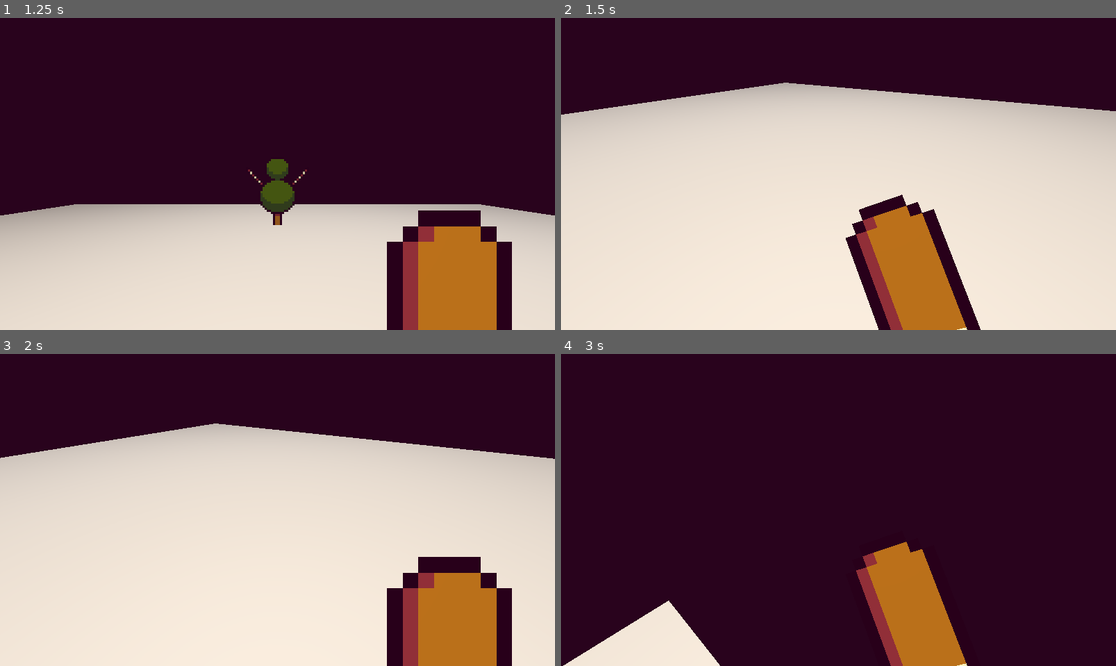
Above: before the commit, frames 1-4 (two rows, left to right).
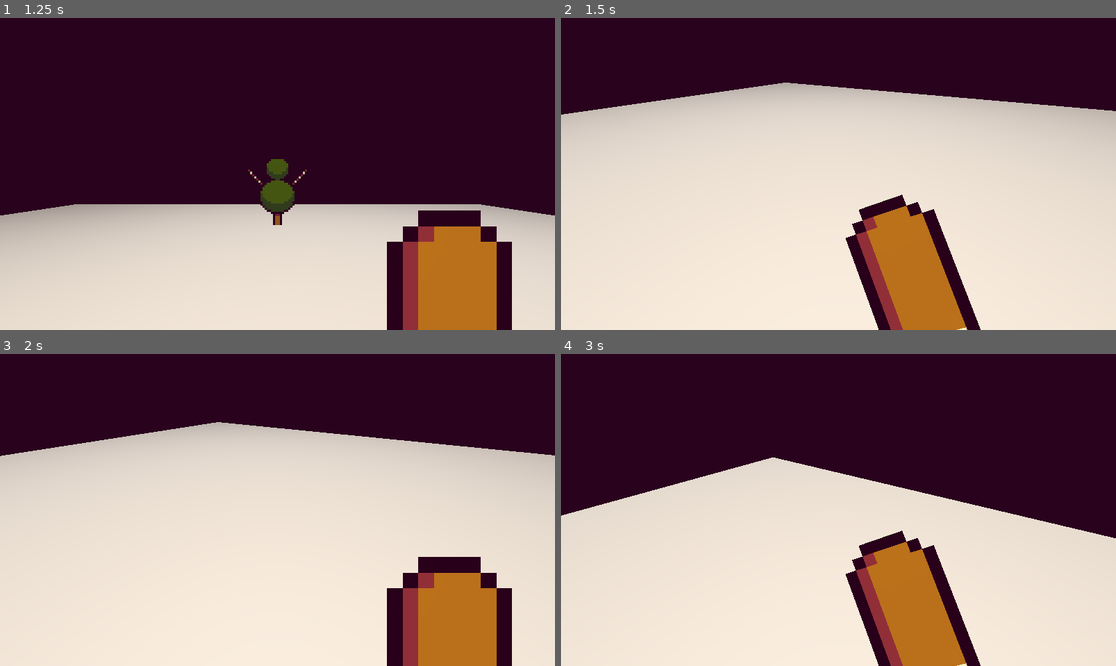
Above: after the commit, the same moments.

Repository: Ieida/Jame-Gam-Christmas
Game: Godot game, scene res://main_menu/main_menu.tscn
The game is run twice, just before and just after one commit, with the same random seed, the same clock (stepped at 60 frames per second) and the same inputs. The engine's default icon, where the game draws it, is replaced by a stand-in: a white triangle on a blue panel in a dark square.
Inputs (mouse positions are in pixels of both pictures, inside the frame that each line leads up to):
- Up to frame 1 (1.25 s): click "Play Example" at 0.5 s
- Up to frame 2 (1.5 s): move the mouse to (866, 174) at 1.27 s; hold W (move_forward) from 1.28 s (still down); click (866, 174) at 1.35 s
- Up to frame 3 (2 s): keep holding W (move_forward)
- Up to frame 4 (3 s): keep holding W (move_forward); move the mouse to (810, 510) at 2.02 s; click (810, 510) at 2.1 s; move the mouse to (849, 503) at 2.77 s; click (849, 503) at 2.85 s

Frame 1 is identical in both runs. In frame 2, less than 0.1% of the frame differs, in the area x 0-100%, y 20-31%; in frame 3, 0.7%; in frame 4, 45%, in the area x 0-100%, y 33-100%.

Commit message:
movement changes

Diff:
--- a/example_level/example_level.tscn
+++ b/example_level/example_level.tscn
@@ -25,6 +25,12 @@
 
 [sub_resource type="ConcavePolygonShape3D" id="ConcavePolygonShape3D_tx8ap"]
 data = PackedVector3Array(10, 0, 10, -10, 0, 10, 10, 0, -10, -10, 0, 10, -10, 0, -10, 10, 0, -10)
+
+[sub_resource type="Resource" id="Resource_jy2ol"]
+resource_local_to_scene = true
+script = ExtResource("4_0cfyr")
+is_infinite = false
+amount = 100.0
 
 [sub_resource type="Resource" id="Resource_s4031"]
 script = ExtResource("4_wnfni")
@@ -58,6 +64,7 @@
 shape = SubResource("ConcavePolygonShape3D_tx8ap")
 
 [node name="Player" parent="." node_paths=PackedStringArray("weapon") instance=ExtResource("1_acpko")]
+health = SubResource("Resource_jy2ol")
 weapon = NodePath("CharacterBody3D/Camera3D/ExampleWeapon")
 
 [node name="ExampleWeapon" parent="Player/CharacterBody3D/Camera3D" index="0" instance=ExtResource("2_vgu2a")]
@@ -67,8 +74,5 @@
 transform = Transform3D(1, 0, 0, 0, 1, 0, 0, 0, 1, 0, 0, -6)
 health = SubResource("Resource_31xhp")
 
-[node name="Hitbox" parent="ExampleEnemy" index="3"]
-health = null
-
 [editable path="Player"]
 [editable path="ExampleEnemy"]
--- a/level_0/level_0.tscn
+++ b/level_0/level_0.tscn
@@ -1,8 +1,9 @@
-[gd_scene load_steps=7 format=3 uid="uid://cowy8d86acwl3"]
+[gd_scene load_steps=9 format=3 uid="uid://cowy8d86acwl3"]
 
 [ext_resource type="PackedScene" uid="uid://d4k0ibtmdvgiv" path="res://player/player.tscn" id="1_x7sid"]
 [ext_resource type="MeshLibrary" uid="uid://bpabysachh3nl" path="res://environment_models/blockout_tileset.tres" id="2_cuoyg"]
-[ext_resource type="Texture2D" path="res://character_textures/buff_elf.png" id="3_yxmwa"]
+[ext_resource type="Script" path="res://health/health.gd" id="2_dxug1"]
+[ext_resource type="Texture2D" uid="uid://dybhqs4oxlfbc" path="res://character_textures/buff_elf.png" id="3_yxmwa"]
 
 [sub_resource type="ProceduralSkyMaterial" id="ProceduralSkyMaterial_i7t6y"]
 
@@ -12,6 +13,12 @@
 [sub_resource type="Environment" id="Environment_igvmn"]
 background_mode = 2
 sky = SubResource("Sky_aip2d")
+
+[sub_resource type="Resource" id="Resource_0vsm0"]
+resource_local_to_scene = true
+script = ExtResource("2_dxug1")
+is_infinite = false
+amount = 100.0
 
 [node name="Level0" type="Node3D"]
 
@@ -23,6 +30,7 @@
 shadow_enabled = true
 
 [node name="Player" parent="." instance=ExtResource("1_x7sid")]
+health = SubResource("Resource_0vsm0")
 
 [node name="Floor" type="GridMap" parent="."]
 mesh_library = ExtResource("2_cuoyg")
--- a/player/player.tscn
+++ b/player/player.tscn
@@ -47,8 +47,8 @@
 
 [node name="Player" type="Node3D"]
 script = ExtResource("1_q2j2o")
-base_speed = 13.0
-acceleration = 0.7
+base_speed = 7.0
+acceleration = 1.0
 deceleration = 0.95
 joystick_sensitivity = 80.0
 health = SubResource("Resource_yl3vr")
Not shown: 4 places in environment_models/blockout_tileset.tres that only renumber resources
Not shown: 1 places in example_level/example_level.tscn that only renumber resources
Not shown: 1 places in example_weapon/example_weapon.tscn that only renumber resources
